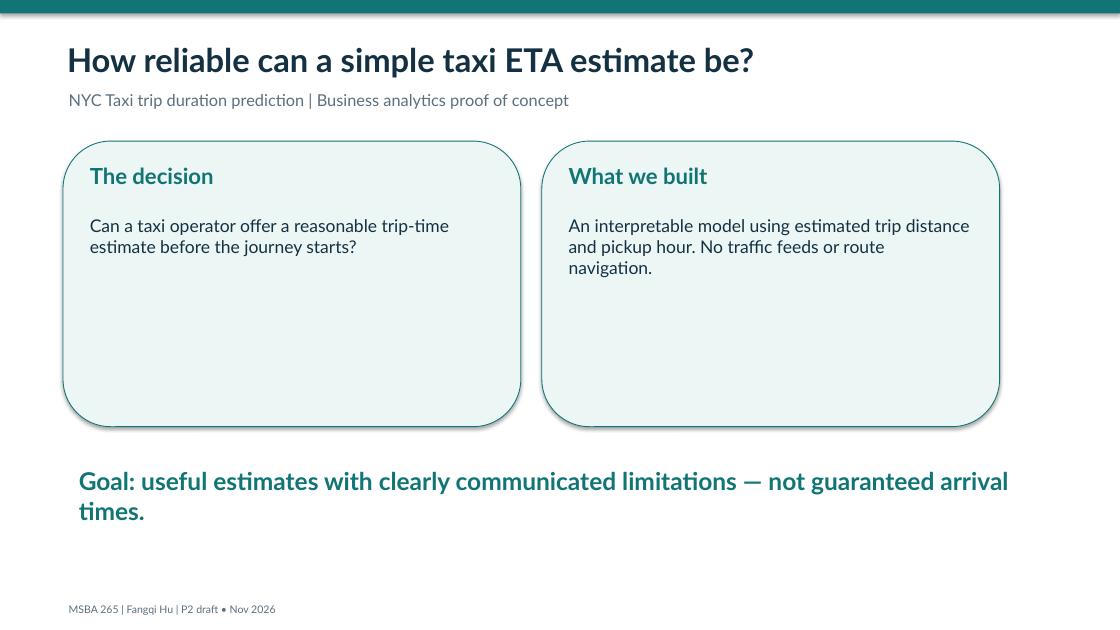
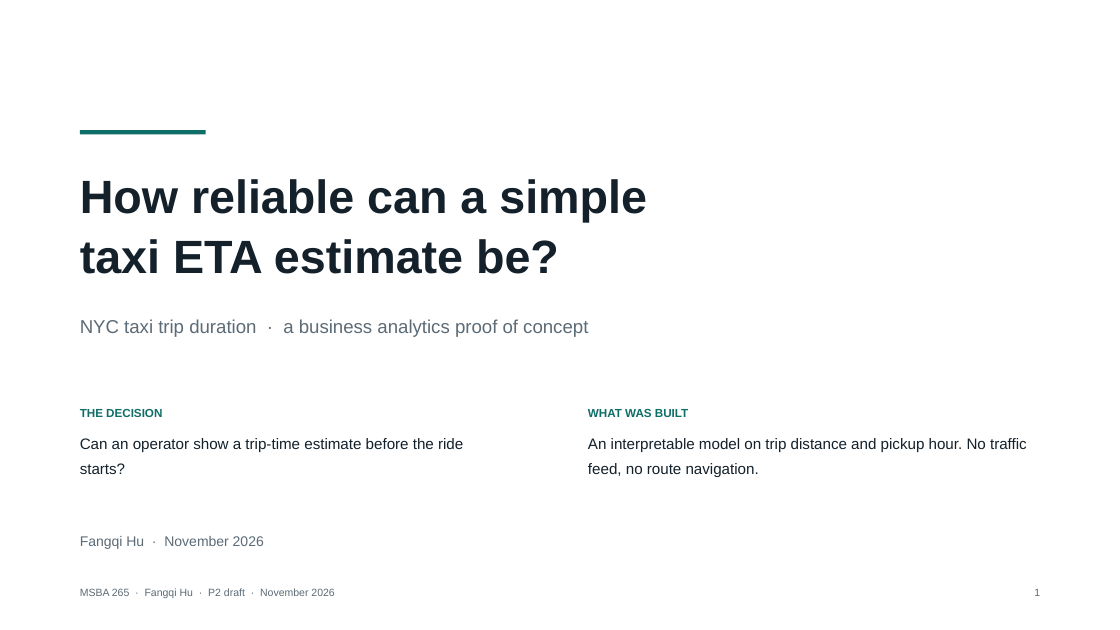
Before and after one commit to fhu0914/MSBA265-NYC-Taxi-Final-Project, a slide deck: slide 1 of docs/P2_Stakeholder_Draft.pptx. Drawn at 1120x630 pixels with LibreOffice and Linux fonts; fonts in the diff are those of the drawing. Boxes give left, top, right and bottom in pixels: in the first picture for what was removed or moved away, otherwise in the second. Text is boxed around its words. In the diff, an @@ line names an element or a change of style, - is before the commit and + after.

```diff
--- a/docs/P2_Stakeholder_Draft.pptx
+++ b/docs/P2_Stakeholder_Draft.pptx
@@ rectangle removed at [0, 0, 1120, 13] @@
@@ rounded rectangle removed at [63, 141, 521, 427] @@
@@ rectangle added at [80, 130, 206, 134], fill #0F6E68 @@
@@ rounded rectangle removed at [542, 141, 1000, 427] @@
@@ text at [80, 179, 647, 274]: text changed; size 28 to 40 pt; font Lato to Arial; text colour #143143 to #14212B @@
-How reliable can a simple taxi ETA estimate be?
+How reliable can a simple
+taxi ETA estimate be?
@@ text removed at [90, 167, 213, 184] @@
-The decision
@@ text removed at [569, 167, 707, 184] @@
-What we built
@@ text at [80, 319, 588, 337]: text changed; size 14 to 16 pt; font Lato to Arial; text colour #5B6F7E to #5C6B76 @@
-NYC Taxi trip duration prediction | Business analytics proof of concept
+NYC taxi trip duration · a business analytics proof of concept
@@ text at [80, 409, 463, 474]: text changed; size 15 to 13 pt; font Lato to Arial; text colour #143143 to #14212B @@
-Can a taxi operator offer a reasonable trip-time estimate before the journey starts?
+THE DECISION
+Can an operator show a trip-time estimate before the ride starts?
@@ text at [588, 409, 1027, 477]: text changed; size 15 to 13 pt; font Lato to Arial; text colour #143143 to #14212B @@
-An interpretable model using estimated trip distance and pickup hour. No traffic feeds or route navigation.
+WHAT WAS BUILT
+An interpretable model on trip distance and pickup hour. No traffic feed, no route navigation.
@@ text removed at [79, 471, 1008, 521] @@
-Goal: useful estimates with clearly communicated limitations — not guaranteed arrival times.
@@ text added at [80, 536, 264, 549], 12 pt, text #5C6B76 @@
+Fangqi Hu · November 2026
@@ text at [80, 588, 334, 598]: text changed; font Lato to Arial; text colour #5B6F7E to #5C6B76 @@
-MSBA 265 | Fangqi Hu | P2 draft • Nov 2026
+MSBA 265 · Fangqi Hu · P2 draft · November 2026
@@ text added at [1034, 589, 1040, 596], 9 pt, text #5C6B76 @@
+1
```
Also in this commit, not shown: 3 other slides changed, 1 slide added, 1 slide removed, 4 other files.
